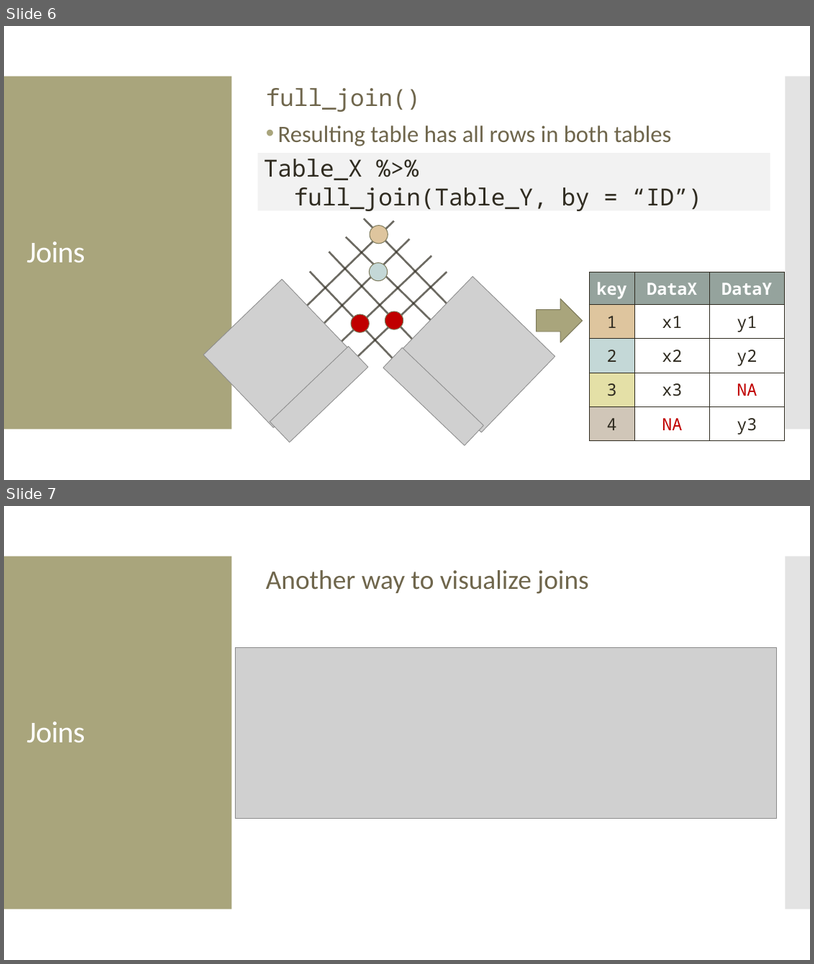
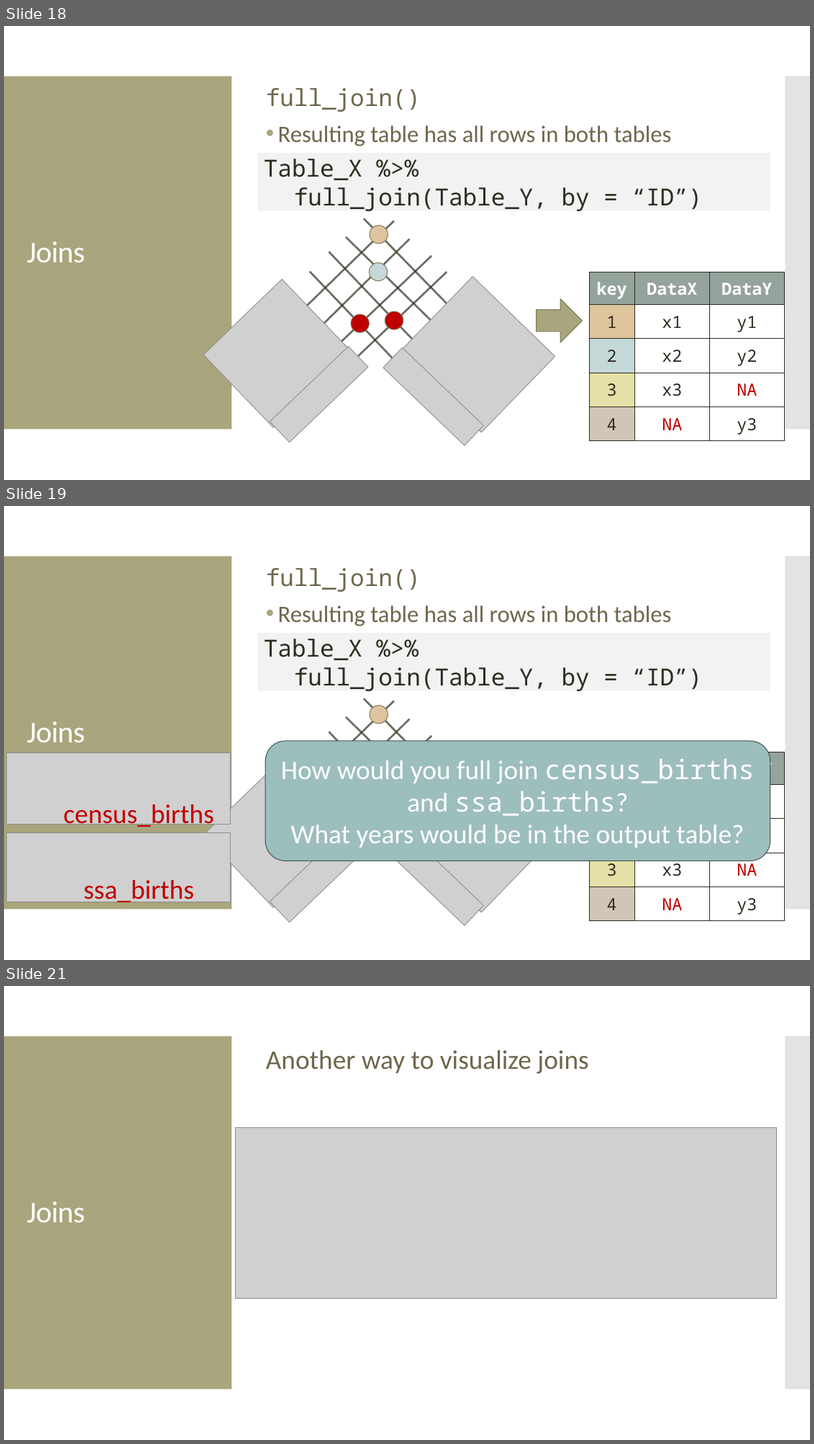
Before and after one commit to amosca01/Intro-DS-F23, a slide deck: slides/13-data-wrangling-joins2.pptx. Shown one above the other, each under a label of ours: slides 6 and 7 before the commit, slides 18, 19 and 21 after it; the slides between them are not shown. The pictures are 814x964 and 814x1444 pixels, drawn with LibreOffice and Linux fonts; fonts in the diff are those of the drawing; grey boxes stand for pictures. Boxes give left, top, right and bottom in pixels: in the first picture for what was removed or moved away, otherwise in the second. Text is boxed around its words. In the diff, an @@ line names an element or a change of style, - is before the commit and + after.

```diff
--- a/slides/13-data-wrangling-joins2.pptx
+++ b/slides/13-data-wrangling-joins2.pptx
@@ slide 19 added at (4, 506, 810, 960), background #FFFFFF; not listed: 2 template elements that a slide beside it also shows @@
@@ text added at (266, 568, 672, 626), 28 pt, text #6F664C @@
+full_join()
+• Resulting table has all rows in both tables
@@ rectangle added at (258, 633, 771, 691), fill #F2F2F2, 28 pt, text #2F2B20 @@
+Table_X %>%
+full_join(Table_Y, by = “ID”)
@@ line added from (455, 792) to (364, 698), #2F2B20 2.25 pt @@
@@ title added at (27, 721, 85, 742), 36 pt, text #FFFFFF @@
+Joins
@@ line added from (304, 789) to (394, 701), #2F2B20 2.25 pt @@
@@ line added from (410, 719) to (319, 808), #2F2B20 2.25 pt @@
@@ line added from (437, 806) to (346, 717), #2F2B20 2.25 pt @@
@@ ellipse added at (370, 705, 388, 723), fill #DEC59E, outline #7D7A5C 0.85 pt @@
@@ rounded rectangle added at (265, 741, 771, 860), fill #9CBEBD, outline #445353 0.85 pt, 32 pt, text #FFFFFF @@
+How would you full join census_births and ssa_births?
+What years would be in the output table?
@@ line added from (419, 826) to (329, 731), #2F2B20 2.25 pt @@
@@ line added from (432, 736) to (341, 822), #2F2B20 2.25 pt @@
@@ picture added at (6, 753, 230, 824) @@
@@ picture added at (203, 759, 352, 907) @@
@@ picture added at (399, 756, 556, 912) @@
@@ table added at (589, 752, 785, 921), 5 rows, 3 columns @@
+key | DataX | DataY
+1 | x1 | y1
+2 | x2 | y2
+3 | x3 | NA
+4 | NA | y3
@@ text added at (64, 804, 214, 830), 32 pt, text #C00000 @@
+census_births
@@ picture added at (270, 826, 368, 922) @@
@@ picture added at (383, 827, 484, 925) @@
@@ picture added at (6, 833, 231, 902) @@
@@ text added at (84, 880, 195, 906), 32 pt, text #C00000 @@
+ssa_births
@@ what was slide 6 is now slide 18 @@
@@ what was slide 7 is now slide 21 @@
```
Also in this commit, not shown: 15 other slides added, 14 other files.
